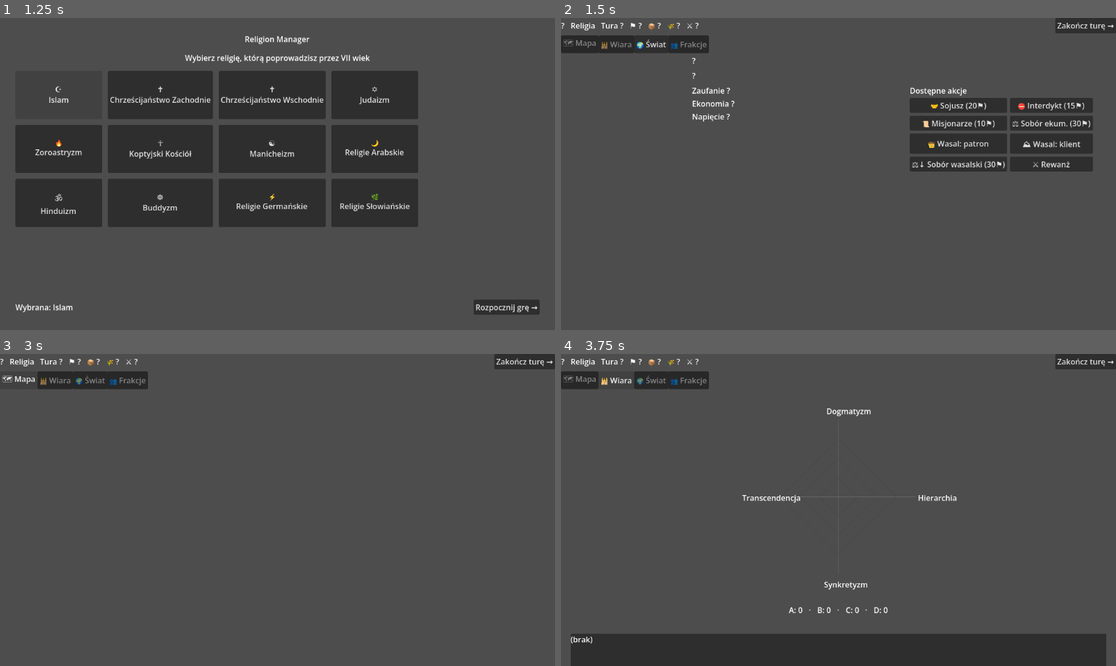
Above: before the commit, frames 1-4 (two rows, left to right).
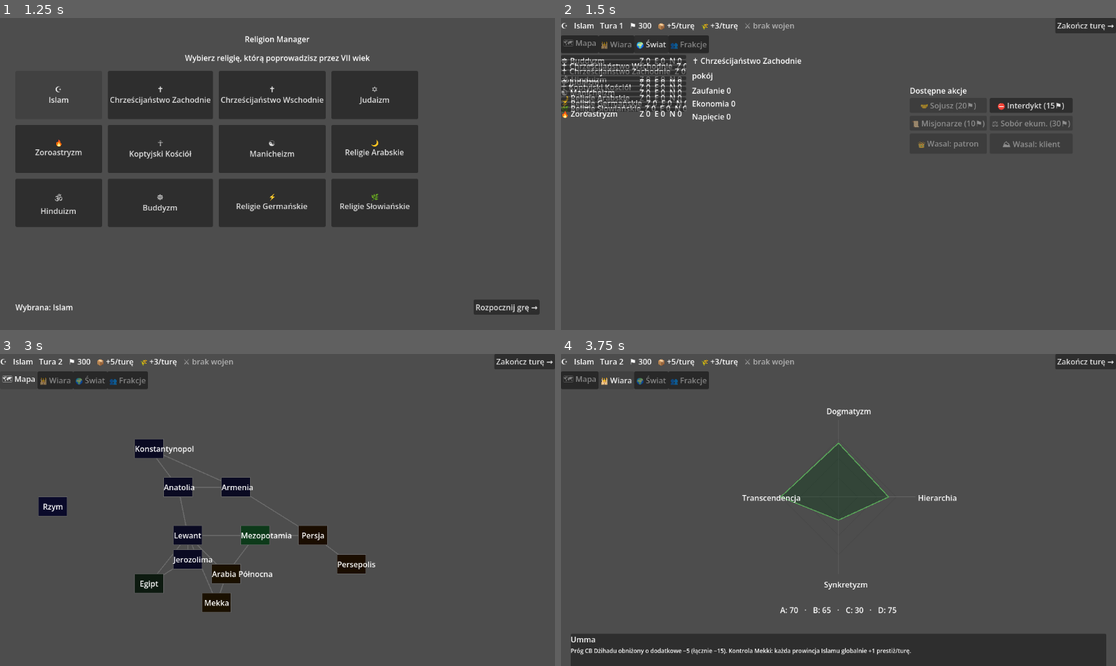
Above: after the commit, the same moments.

Repository: tomi77/church-manager
Game: Godot game, scene res://scenes/Main.tscn
Same seed, same stepped clock (60 frames per second), same inputs: the game is played once before the commit and once after it.
Inputs:
- Up to frame 1 (1.25 s): click "☪ Islam" at 0.5 s
- Up to frame 2 (1.5 s): click "Rozpocznij grę →" at 1.25 s
- Up to frame 3 (3 s): click "Zakończ turę →" at 2 s; click "🗺 Mapa" at 2.75 s
- Up to frame 4 (3.75 s): click "🕌 Wiara" at 3.5 s

Frame 1 is identical in both runs. In frame 2, 6.3% of the frame differs, in the area x 0-96%, y 1-50%; in frame 3, 4.3%; in frame 4, 3.5%.

Commit message:
fix(ui): MainShell auto-spina sie z autoload GameState w live mode
Pre-Plan-10 bootstrap bug: StartMenu wola GameState.initialize(...) i
change_scene_to_file(MainShell.tscn) — ale nikt nie wolal MainShell.bind_state.
Skutek: w live mode Header pokazywal '?', Mapa pusta, Wiara A:0/B:0/C:0/D:0.
Bug ujawnil sie dopiero przy Plan 10 — wczesniej Wiara byla placeholderem.

Fix: na koncu _ready() MainShell sam podpina autoload GameState gdy
zostal zainicjalizowany (player_religion_id != ""). Testy maja w'lasny
GameStateScript.new() i ich bind_state nadpisuje autoload bind — nie ma
konfliktu.

Test regresyjny: test_shell_auto_binds_to_initialized_gamestate_autoload
sprawdza ze MainShell instancjonowany BEZ recznego bind_state odczyta
autoload i Wiara pokaze A:70 (Islam), nie A:0.

Diff:
--- a/scripts/ui/MainShell.gd
+++ b/scripts/ui/MainShell.gd
@@ -20,6 +20,10 @@
 	if _swiat_tab.has_signal("state_changed"):
 		_swiat_tab.state_changed.connect(_on_swiat_state_changed)
 	_on_tab_changed(_tab_bar.current_tab)
+	# Live mode: StartMenu inicjalizuje autoload GameState i zmienia scenę.
+	# Sami podpinamy autoload, bo nikt inny nas nie spina. Testy nadpisują własnym state.
+	if state == null and GameState.player_religion_id != "":
+		bind_state(GameState)
 
 func bind_state(s: Node) -> void:
 	state = s
--- a/tests/ui/test_main_shell.gd
+++ b/tests/ui/test_main_shell.gd
@@ -82,3 +82,20 @@
 	shell.get_node("%Header").get_node("%EndTurnButton").emit_signal("pressed")
 	assert_eq(state.current_turn, initial_turn + 1)
 	assert_eq(shell.get_node("%Header").get_node("%TurnLabel").text, "Tura %d" % state.current_turn)
+
+# Bootstrap z autoload GameState: StartMenu woła GameState.initialize(...) + change_scene_to_file(MainShell.tscn).
+# MainShell._ready() musi sam podpiąć autoload do dzieci — w przeciwnym razie Header/Mapa/Wiara/Świat
+# pokazują domyślne placeholdery ("?", A:0, Tura 0).
+func test_shell_auto_binds_to_initialized_gamestate_autoload():
+	var religions := ReligionLoader.load_from_file("res://data/religions_historical.json")
+	var graph := ProvinceLoader.load_graph_from_file("res://data/provinces_historical.json")
+	GameState.initialize("islam", religions, graph)
+	var s: MainShell = MainShellScene.instantiate()
+	add_child_autofree(s)
+	await get_tree().process_frame
+	# Bez wywoływania bind_state ręcznie — sprawdzamy że _ready() spiął autoload.
+	assert_eq(s.state, GameState)
+	var wiara: WiaraTab = s.get_node("%WiaraTab")
+	assert_eq(wiara.state, GameState)
+	# Etykiety osi pokazują wartości Islamu (A=70), nie zera.
+	assert_eq(wiara.get_node("%AxisRadar").get_node("%ValueLabelA").text, "A: 70")
